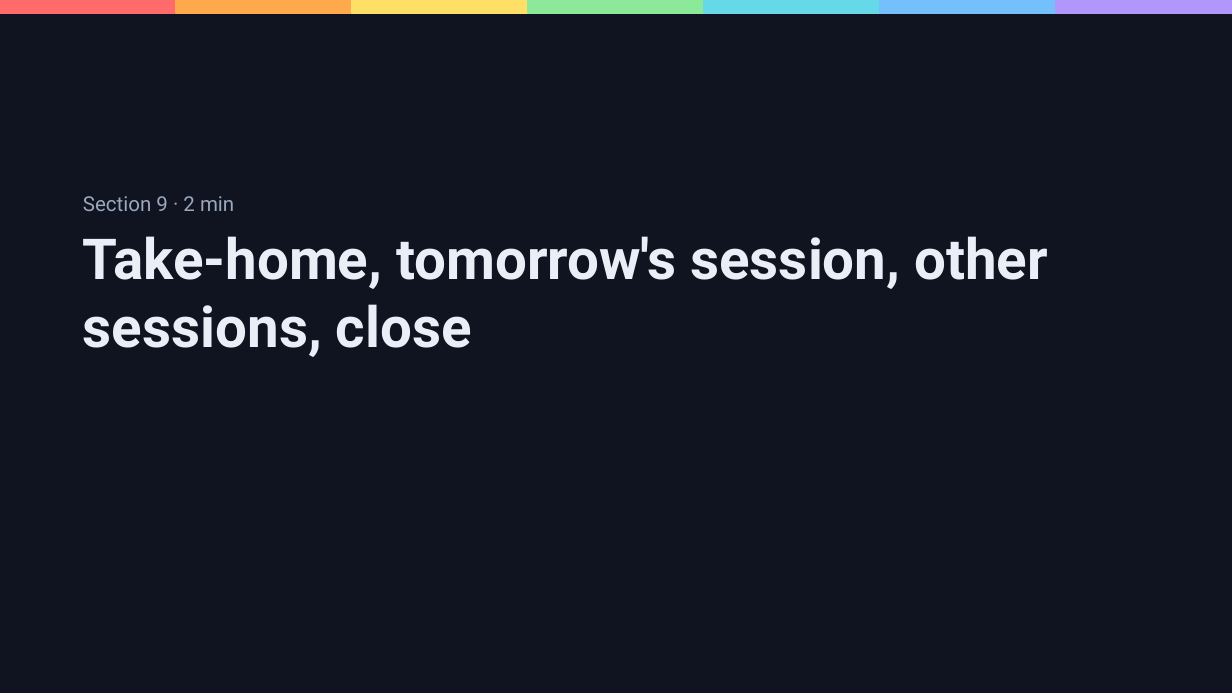
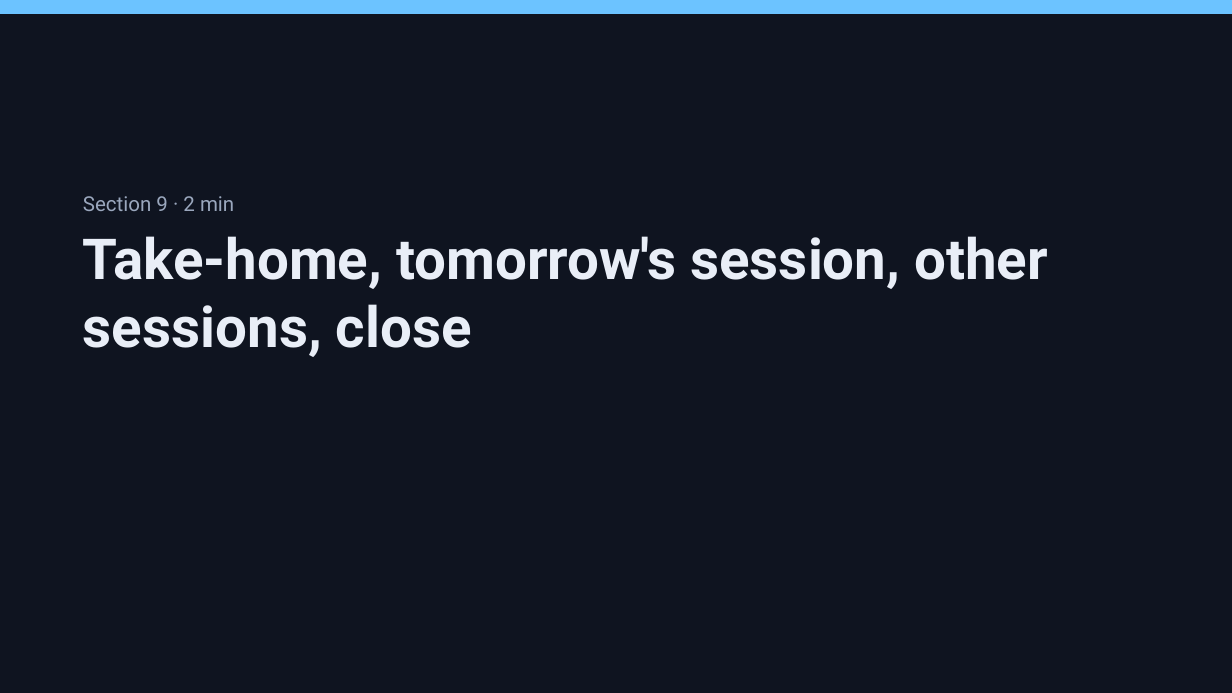
Before and after one commit to thisismydemo/nic2026_avd, a slide deck: slide 72 of presentation/AVD_Anywhere_NIC2026.pptx. Drawn at 1232x693 pixels with LibreOffice and Linux fonts; fonts in the diff are those of the drawing. Boxes give left, top, right and bottom in pixels: in the first picture for what was removed or moved away, otherwise in the second. Text is boxed around its words. In the diff, an @@ line names an element or a change of style, - is before the commit and + after.

```diff
--- a/presentation/AVD_Anywhere_NIC2026.pptx
+++ b/presentation/AVD_Anywhere_NIC2026.pptx
@@ rectangle removed at (x1=0, y1=0, x2=177, y2=13) @@
@@ rectangle added at (x1=0, y1=0, x2=1232, y2=13), fill #6CC3FF, outline #6CC3FF 1 pt @@
@@ rectangle removed at (x1=176, y1=0, x2=352, y2=13) @@
@@ rectangle removed at (x1=352, y1=0, x2=529, y2=13) @@
@@ rectangle removed at (x1=528, y1=0, x2=704, y2=13) @@
@@ rectangle removed at (x1=704, y1=0, x2=881, y2=13) @@
@@ rectangle removed at (x1=880, y1=0, x2=1056, y2=13) @@
@@ rectangle removed at (x1=1056, y1=0, x2=1232, y2=13) @@
```
Also in this commit, not shown: 11 other slides changed, 1 slide added, 1 slide removed.
